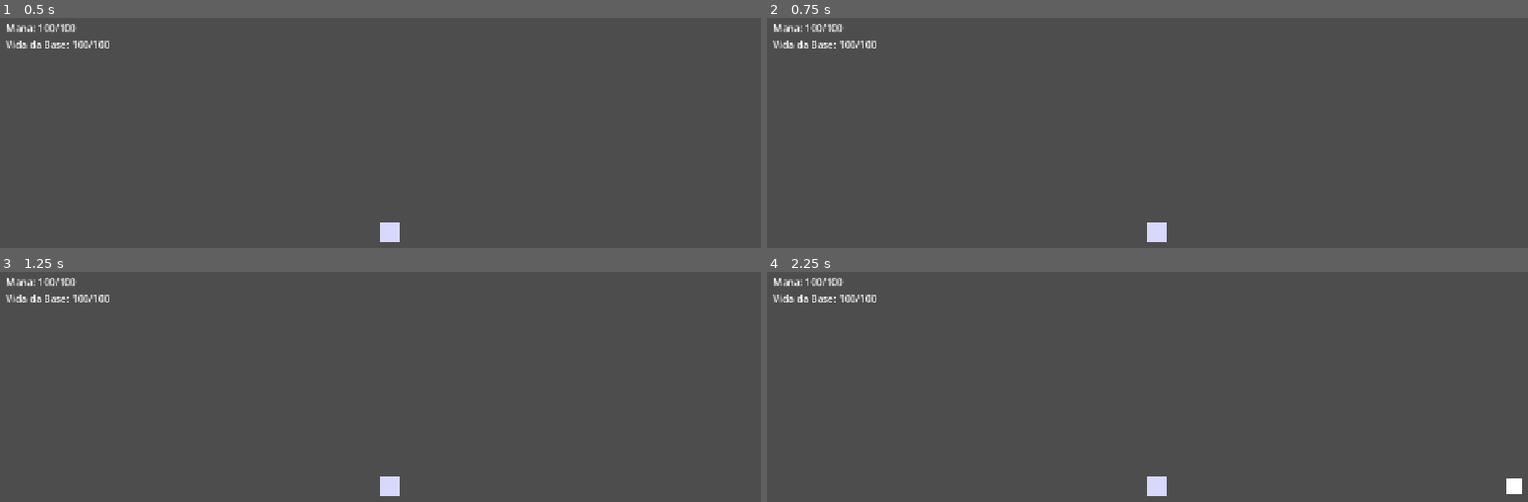
Above: before the commit, frames 1-4 (two rows, left to right).
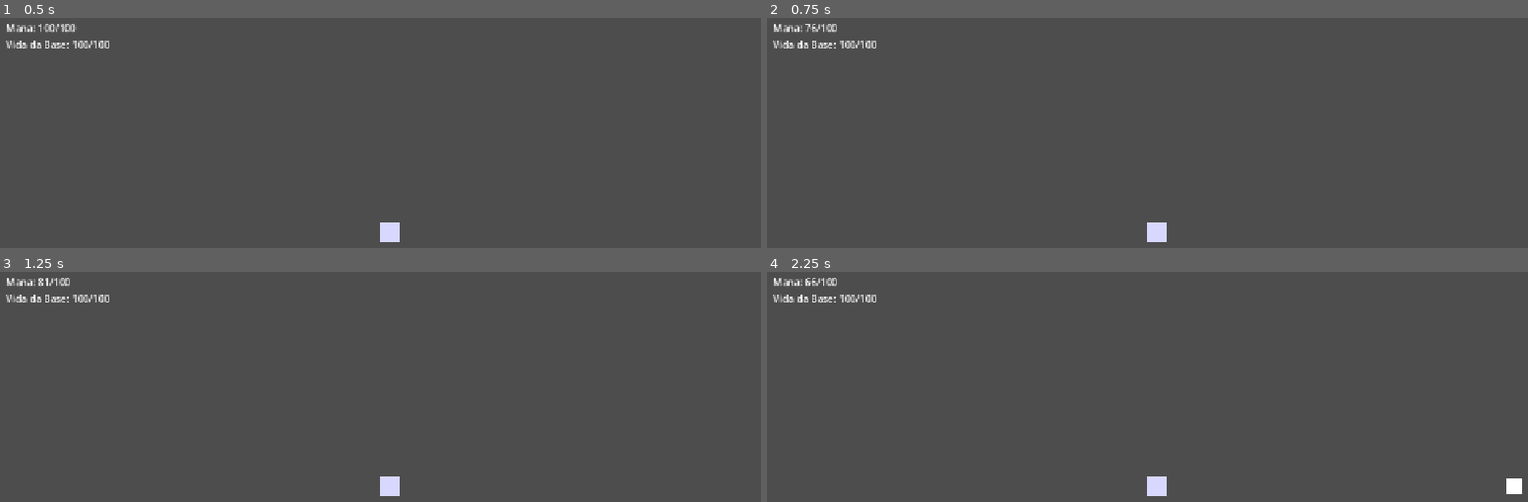
Above: after the commit, the same moments.

Repository: caua-developer/pixie-defense
Game: Godot game, scene res://scenes/main.tscn
Two runs of this game, one before a commit and one after it. Both use one fixed random seed, a clock stepped at 60 frames per second and the inputs below.
Inputs (mouse positions are in pixels of both pictures, inside the frame that each line leads up to):
- Up to frame 1 (0.5 s): no input
- Up to frame 2 (0.75 s): tap Enter at 0.5 s; move the mouse to (1330, 211) at 0.52 s; press the mouse at (1330, 211) at 0.53 s
- Up to frame 3 (1.25 s): no input
- Up to frame 4 (2.25 s): tap Space at 1.25 s; move the mouse to (outside the picture) at 1.27 s; release the mouse at (outside the picture) at 1.28 s; click (outside the picture) at 1.35 s; tap Enter at 2 s; move the mouse to (1238, 389) at 2.02 s; press the mouse at (1238, 389) at 2.03 s

Frame 1 is identical in both runs. In frame 2, 0.1% of the frame differs, in the area x 4-11%, y 2-7%; in frame 3, 0.1%, in the area x 5-11%, y 2-7%; in frame 4, 0.1%.

Commit message:
fix: revisao final da fase 1 (hud bloqueava clique, label de vida congelado, curva do corredor com ordem errada)
- HUD/Root e VBox ganham mouse_filter=2 (IGNORE): o Control full-rect
  default (STOP) engolia todo clique antes de chegar em
  Mago._unhandled_input, entao a magia nunca era conjuravel por um
  clique real.
- main.gd atualiza o texto da vida da base em _on_base_defeated antes
  de pausar, evitando que o HUD congele num valor anterior ao golpe
  final.
- A Curve2D do Corredor1 volta a ser um sub_resource na cena (ordem
  correta de serializacao do Godot 4: in, out, position - nao
  in, position, out como a primeira tentativa assumiu), e
  corredor.gd para de sobrescrever curve em _ready(). Isso corrige o
  diagnostico errado do ledger da Task 6 e deixa cada corredor livre
  pra ter sua propria curva via cena (necessario pra Fase 2).

Co-Authored-By: Claude Sonnet 5 <noreply@anthropic.com>

Diff:
--- a/scenes/main.tscn
+++ b/scenes/main.tscn
@@ -6,6 +6,11 @@
 [ext_resource type="Script" path="res://scripts/mago.gd" id="mago_script"]
 [ext_resource type="PackedScene" path="res://scenes/spell_effect.tscn" id="spell_effect_scene"]
 [ext_resource type="Script" path="res://scripts/main.gd" id="main_script"]
+
+[sub_resource type="Curve2D" id="corredor1_curve"]
+_data = {
+"points": PackedVector2Array(0, 0, 0, 0, 600, 0, 0, 0, 0, 0, 0, 0)
+}
 
 [node name="Main" type="Node2D" unique_id=1404636165]
 script = ExtResource("main_script")
@@ -25,6 +30,7 @@
 
 [node name="Corredor1" type="Path2D" parent="." unique_id=1346414365]
 script = ExtResource("corredor_script")
+curve = SubResource("corredor1_curve")
 enemy_scene = ExtResource("enemy_scene")
 
 [node name="SpawnTimer" type="Timer" parent="Corredor1" unique_id=137679326]
@@ -38,11 +44,13 @@
 anchor_bottom = 1.0
 grow_horizontal = 2
 grow_vertical = 2
+mouse_filter = 2
 
 [node name="VBox" type="VBoxContainer" parent="HUD/Root" unique_id=1006611760]
 layout_mode = 0
 offset_left = 16.0
 offset_top = 16.0
+mouse_filter = 2
 
 [node name="ManaLabel" type="Label" parent="HUD/Root/VBox" unique_id=1154941733]
 layout_mode = 2
--- a/scripts/corredor.gd
+++ b/scripts/corredor.gd
@@ -7,9 +7,6 @@
 @onready var spawn_timer: Timer = $SpawnTimer
 
 func _ready() -> void:
-	curve = Curve2D.new()
-	curve.add_point(Vector2(600, 0))
-	curve.add_point(Vector2(0, 0))
 	spawn_timer.wait_time = SPAWN_INTERVAL
 	spawn_timer.timeout.connect(_on_spawn_timer_timeout)
 	spawn_timer.start()
--- a/scripts/main.gd
+++ b/scripts/main.gd
@@ -15,5 +15,6 @@
 	base_life_label.text = "Vida da Base: %d/%d" % [int(base.current_life), int(base.MAX_LIFE)]
 
 func _on_base_defeated() -> void:
+	base_life_label.text = "Vida da Base: %d/%d" % [int(base.current_life), int(base.MAX_LIFE)]
 	game_over_label.visible = true
 	get_tree().paused = true
